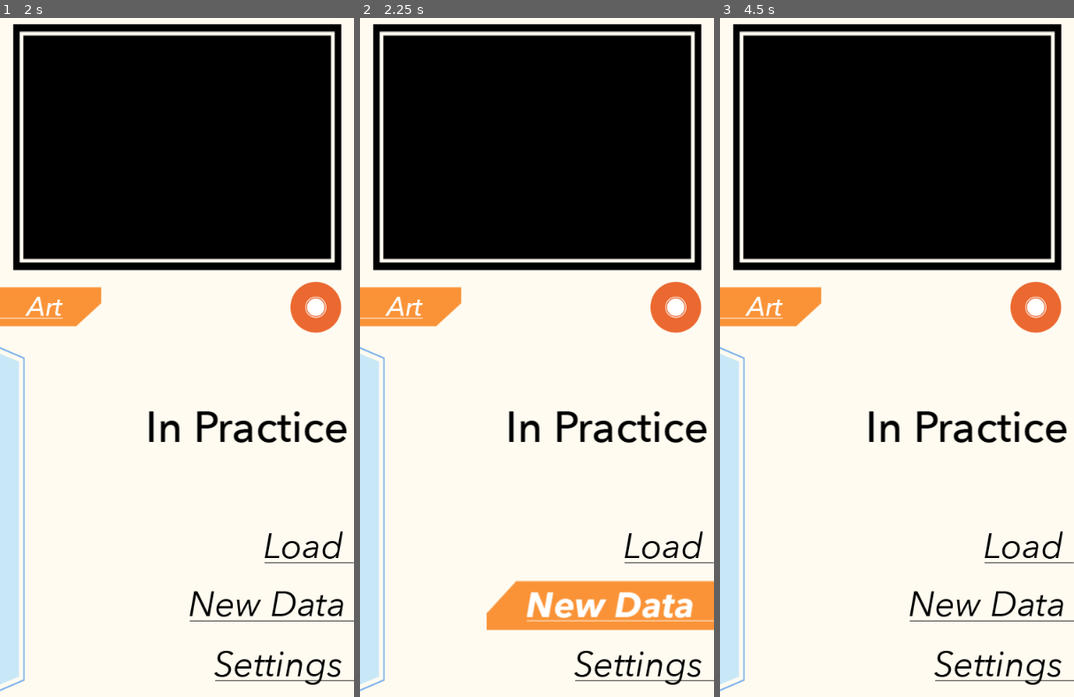
Above: before the commit, frames 1-3 (left to right).
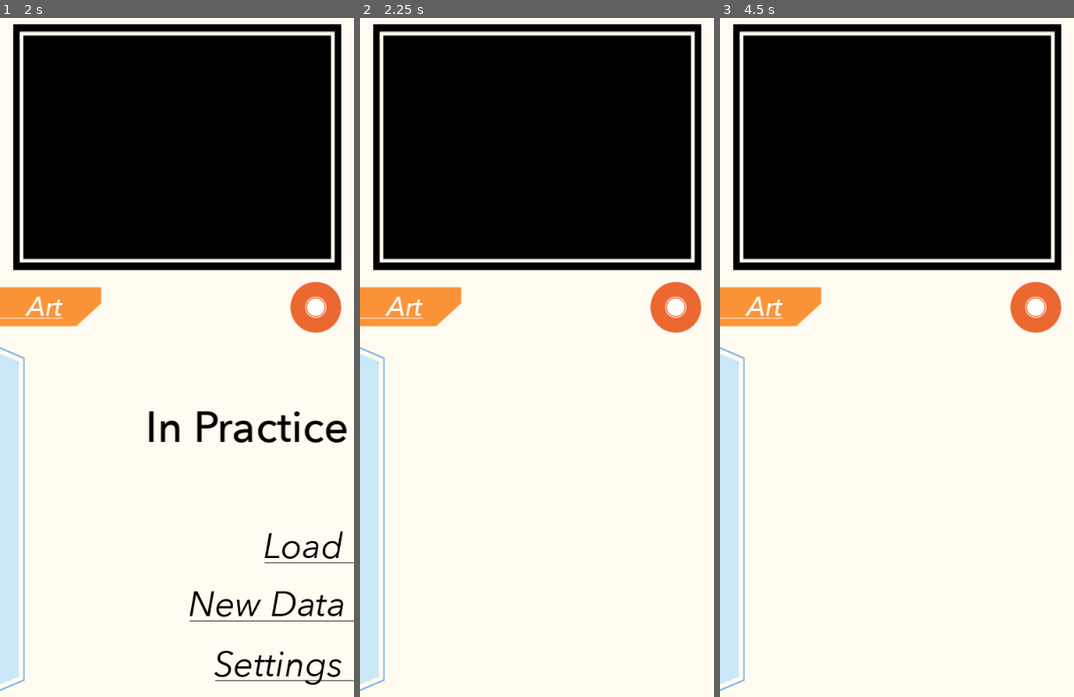
Above: after the commit, the same moments.

Repository: jv40/In-Practice
Game: Godot game, scene res://home_menu.tscn
Same seed, same stepped clock (60 frames per second), same inputs: the game is played once before the commit and once after it.
Inputs (mouse positions are in pixels of both pictures, inside the frame that each line leads up to):
- Up to frame 1 (2 s): click (315, 309) at 0.5 s; click (53, 309) at 1.25 s
- Up to frame 2 (2.25 s): click (632, 608) at 2 s
- Up to frame 3 (4.5 s): click (1035, 309) at 2.75 s; click (992, 608) at 3.5 s; click (773, 309) at 4.25 s

Frame 1 is identical in both runs. In frame 2, 5.8% of the frame differs, in the area x 35-100%, y 57-99%; in frame 3, 2.5%.

Commit message:
Task Page Initialized

Diff:
--- a/home_menu.gd
+++ b/home_menu.gd
@@ -46,6 +46,7 @@
 #--------------------------------------------
 func _on_home_button_pressed() -> void:
 	$ClickSFX.play();
+	#get_tree().change_scene_to_file("res://home_menu.tscn");
 
 func _on_art_button_pressed() -> void:
 	$ClickSFX.play();
@@ -55,6 +56,7 @@
 
 func _on_new_data_pressed() -> void:
 	$ClickSFX.play();
+	get_tree().change_scene_to_file("res://scenes/task_menu.tscn");
 
 func _on_settings_pressed() -> void:
 	$ClickSFX.play();
--- a/home_menu.tscn
+++ b/home_menu.tscn
@@ -247,7 +247,6 @@
 stream = ExtResource("17_w7cjy")
 
 [connection signal="pressed" from="Home Button" to="." method="_on_home_button_pressed"]
-[connection signal="button_down" from="Art Button" to="." method="_on_art_button_button_down"]
 [connection signal="pressed" from="Art Button" to="." method="_on_art_button_pressed"]
 [connection signal="mouse_entered" from="Load Button" to="." method="_on_load_hovered"]
 [connection signal="mouse_exited" from="Load Button" to="." method="_on_load_unhovered"]
--- /dev/null
+++ b/scenes/task_menu.tscn
@@ -0,0 +1,117 @@
+[gd_scene load_steps=24 format=3 uid="uid://c6sv8u6knr06"]
+
+[ext_resource type="Script" uid="uid://bbvissij3hrsd" path="res://task_menu.gd" id="1_v5yyk"]
+[ext_resource type="Texture2D" uid="uid://cwit5vn85r2k2" path="res://assets/Background.png" id="2_ok212"]
+[ext_resource type="Texture2D" uid="uid://dp0l3ngqm6f0g" path="res://assets/Asset 12-8.png" id="3_ifg48"]
+[ext_resource type="Texture2D" uid="uid://clewjsrdesvdf" path="res://assets/4by3 Box-8.png" id="4_vjqhd"]
+[ext_resource type="Texture2D" uid="uid://mrutuhacc25s" path="res://assets/Window Border-8.png" id="5_fg8os"]
+[ext_resource type="Texture2D" uid="uid://cb53jmfkybi45" path="res://assets/Art_Button.png" id="6_6bsx8"]
+[ext_resource type="AudioStream" uid="uid://3d15auetxl2p" path="res://assets/Hover_Sound.mp3" id="7_u1ytt"]
+[ext_resource type="AudioStream" uid="uid://uii5yb61vpif" path="res://assets/Click_Sound.mp3" id="8_q2uj8"]
+[ext_resource type="Texture2D" uid="uid://cpdabfxro0et5" path="res://assets/Side_Accent.png" id="9_ok212"]
+
+[sub_resource type="StyleBoxTexture" id="StyleBoxTexture_bqdtw"]
+texture = ExtResource("2_ok212")
+
+[sub_resource type="StyleBoxEmpty" id="StyleBoxEmpty_t3k6r"]
+
+[sub_resource type="StyleBoxEmpty" id="StyleBoxEmpty_bpx0v"]
+
+[sub_resource type="StyleBoxEmpty" id="StyleBoxEmpty_e7mx1"]
+
+[sub_resource type="StyleBoxEmpty" id="StyleBoxEmpty_7v28d"]
+
+[sub_resource type="StyleBoxEmpty" id="StyleBoxEmpty_6828s"]
+
+[sub_resource type="StyleBoxEmpty" id="StyleBoxEmpty_eljt7"]
+
+[sub_resource type="StyleBoxEmpty" id="StyleBoxEmpty_7fqi8"]
+
+[sub_resource type="StyleBoxEmpty" id="StyleBoxEmpty_omtkt"]
+
+[sub_resource type="StyleBoxEmpty" id="StyleBoxEmpty_fvfjk"]
+
+[sub_resource type="StyleBoxEmpty" id="StyleBoxEmpty_1g8fj"]
+
+[sub_resource type="StyleBoxEmpty" id="StyleBoxEmpty_vyqm4"]
+
+[sub_resource type="StyleBoxEmpty" id="StyleBoxEmpty_5xvns"]
+
+[sub_resource type="StyleBoxEmpty" id="StyleBoxEmpty_ku5u3"]
+
+[node name="Task Menu" type="Control"]
+layout_mode = 3
+anchors_preset = 15
+anchor_right = 1.0
+anchor_bottom = 1.0
+grow_horizontal = 2
+grow_vertical = 2
+script = ExtResource("1_v5yyk")
+
+[node name="Background Panel" type="Panel" parent="."]
+layout_mode = 1
+anchors_preset = 15
+anchor_right = 1.0
+anchor_bottom = 1.0
+grow_horizontal = 2
+grow_vertical = 2
+theme_override_styles/panel = SubResource("StyleBoxTexture_bqdtw")
+
+[node name="Home Button" type="Button" parent="."]
+layout_mode = 1
+anchors_preset = -1
+anchor_left = 0.892
+anchor_top = 0.421
+anchor_right = 0.892
+anchor_bottom = 0.421
+offset_left = -36.0
+offset_top = -36.0
+offset_right = 36.0
+offset_bottom = 36.0
+theme_override_styles/focus = SubResource("StyleBoxEmpty_t3k6r")
+theme_override_styles/hover_pressed_mirrored = SubResource("StyleBoxEmpty_bpx0v")
+theme_override_styles/hover_pressed = SubResource("StyleBoxEmpty_e7mx1")
+theme_override_styles/hover = SubResource("StyleBoxEmpty_7v28d")
+theme_override_styles/pressed = SubResource("StyleBoxEmpty_6828s")
+theme_override_styles/normal = SubResource("StyleBoxEmpty_eljt7")
+icon = ExtResource("3_ifg48")
+
+[node name="4By3Box-8" type="Sprite2D" parent="."]
+position = Vector2(250, 195)
+texture = ExtResource("4_vjqhd")
+
+[node name="WindowBorder-8" type="Sprite2D" parent="."]
+position = Vector2(250, 195)
+texture = ExtResource("5_fg8os")
+
+[node name="Art Button" type="Button" parent="."]
+layout_mode = 1
+anchors_preset = -1
+anchor_left = 0.151
+anchor_top = 0.42
+anchor_right = 0.151
+anchor_bottom = 0.42
+offset_left = -75.5
+offset_top = -32.0
+offset_right = 75.5
+offset_bottom = 33.0
+theme_override_styles/focus = SubResource("StyleBoxEmpty_7fqi8")
+theme_override_styles/hover_pressed_mirrored = SubResource("StyleBoxEmpty_omtkt")
+theme_override_styles/hover_pressed = SubResource("StyleBoxEmpty_fvfjk")
+theme_override_styles/hover = SubResource("StyleBoxEmpty_1g8fj")
+theme_override_styles/pressed_mirrored = SubResource("StyleBoxEmpty_vyqm4")
+theme_override_styles/pressed = SubResource("StyleBoxEmpty_5xvns")
+theme_override_styles/normal = SubResource("StyleBoxEmpty_ku5u3")
+icon = ExtResource("6_6bsx8")
+
+[node name="HoverSFX" type="AudioStreamPlayer" parent="."]
+stream = ExtResource("7_u1ytt")
+
+[node name="ClickSFX" type="AudioStreamPlayer" parent="."]
+stream = ExtResource("8_q2uj8")
+
+[node name="SideAccent" type="Sprite2D" parent="."]
+position = Vector2(7, 721)
+texture = ExtResource("9_ok212")
+
+[connection signal="pressed" from="Home Button" to="." method="_on_home_button_pressed"]
--- /dev/null
+++ b/task_menu.gd
@@ -0,0 +1,6 @@
+extends Control
+
+
+func _on_home_button_pressed() -> void:
+	$ClickSFX.play();
+	get_tree().change_scene_to_file("res://home_menu.tscn");
Not shown, added: task_menu.gd.uid
